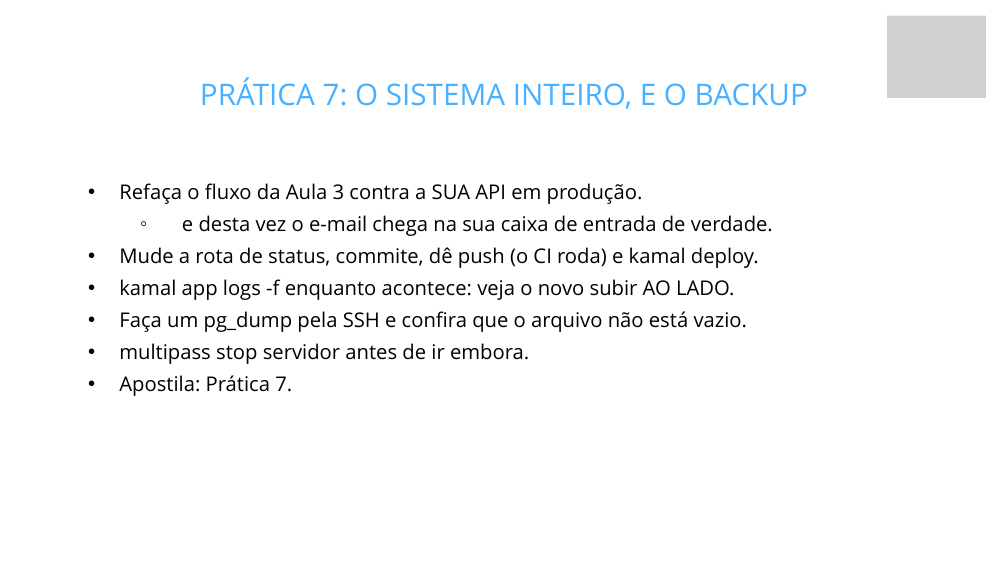
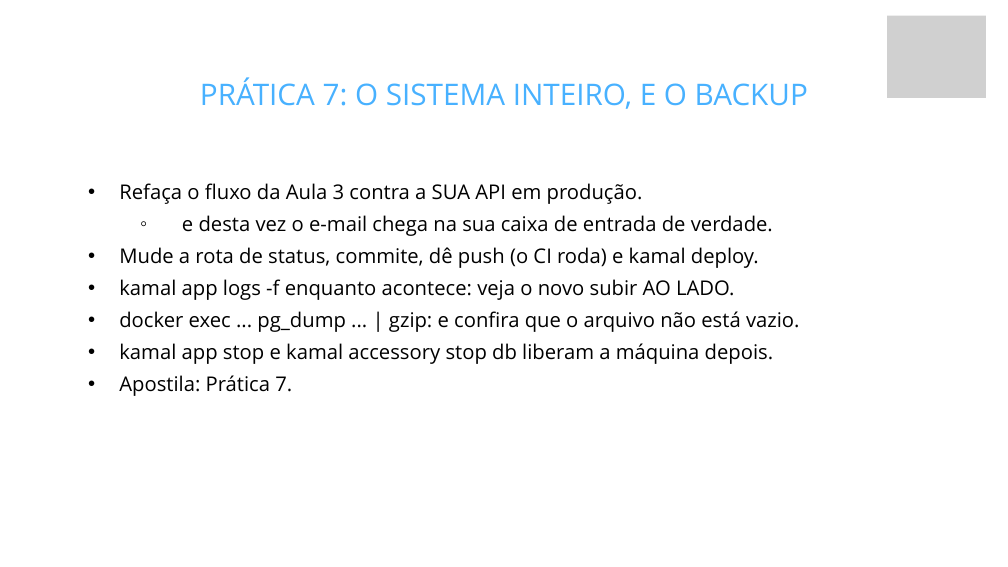
Before and after one commit to fabriciosiqueira08/capacitacao-gabarito, a slide deck: slide 57 of slides/build/aula-04-servidor-docker-kamal-e-deploy.pptx. Drawn at 1008x567 pixels with LibreOffice and Linux fonts; fonts in the diff are those of the drawing; grey boxes stand for pictures; background and template pictures are left out. Boxes give left, top, right and bottom in pixels: in the first picture for what was removed or moved away, otherwise in the second. Text is boxed around its words. In the diff, an @@ line names an element or a change of style, - is before the commit and + after.

```diff
--- a/slides/build/aula-04-servidor-docker-kamal-e-deploy.pptx
+++ b/slides/build/aula-04-servidor-docker-kamal-e-deploy.pptx
@@ text at (119,311,800,364): text changed @@
-  • Faça um pg_dump pela SSH e confira que o arquivo não está vazio.
-  • multipass stop servidor antes de ir embora.
+  • docker exec ... pg_dump ... | gzip: e confira que o arquivo não está vazio.
+  • kamal app stop e kamal accessory stop db liberam a máquina depois.
```
Also in this commit, not shown: 10 other slides changed, 34 other files.
